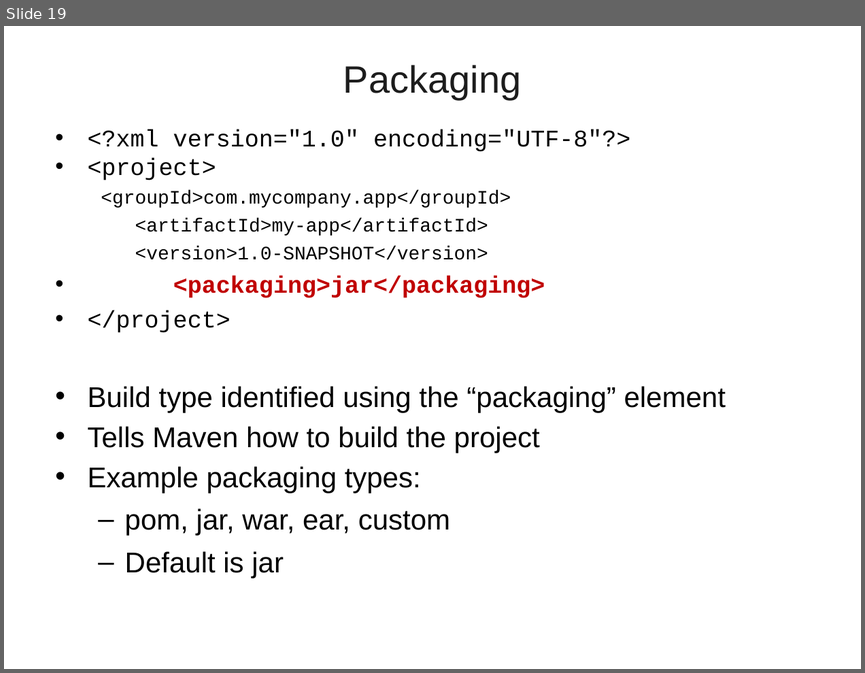
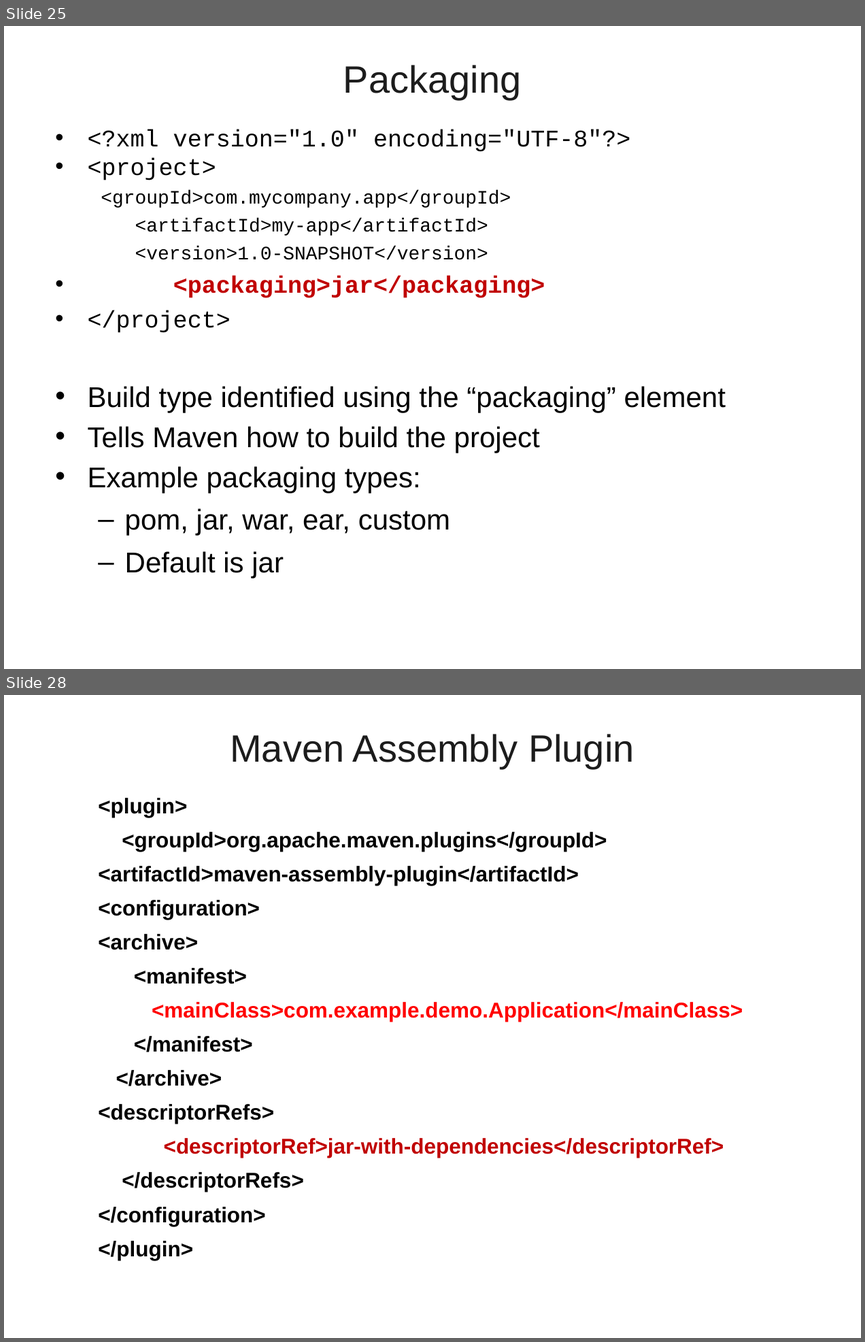
Before and after one commit to vatsanTraining/lumen_sep_2021, a slide deck: Maven01.ppt. Shown one above the other, each under a label of ours: slide 19 before the commit, slides 25 and 28 after it; the slides between them are not shown. The pictures are 865x673 and 865x1342 pixels, drawn with LibreOffice and Linux fonts; fonts in the diff are those of the drawing; background and template pictures are left out. Boxes give left, top, right and bottom in pixels: in the first picture for what was removed or moved away, otherwise in the second. Text is boxed around its words. In the diff, an @@ line names an element or a change of style, - is before the commit and + after.

```diff
--- a/Maven01.ppt
+++ b/Maven01.ppt
@@ slide 28 added at box(4, 695, 861, 1338), background picture (left out) @@
@@ title added at box(230, 734, 634, 769), 32 pt, text #1C1C1C @@
+Maven Assembly Plugin
@@ text added at box(98, 798, 742, 1260), 18 pt, text #000000, bold @@
+  <plugin>
+  <groupId>org.apache.maven.plugins</groupId>
+  <artifactId>maven-assembly-plugin</artifactId>
+  <configuration>
+  <archive>
+  <manifest>
+  <mainClass>com.example.demo.Application</mainClass>
+  </manifest>
+  </archive>
+  <descriptorRefs>
+  <descriptorRef>jar-with-dependencies</descriptorRef>
+  </descriptorRefs>
+  </configuration>
+  </plugin>
@@ what was slide 19 is now slide 25 @@
```
Also in this commit, not shown: 1 slide changed, 4 other slides added.
